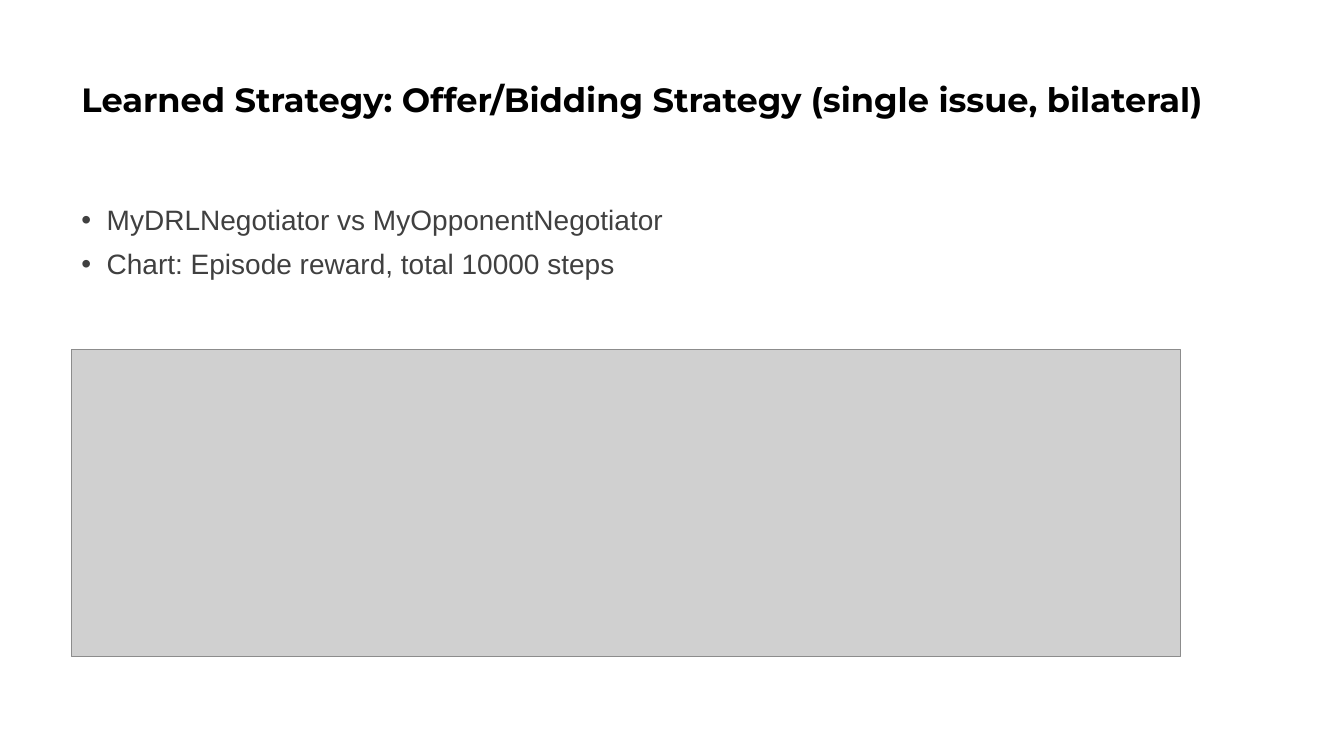
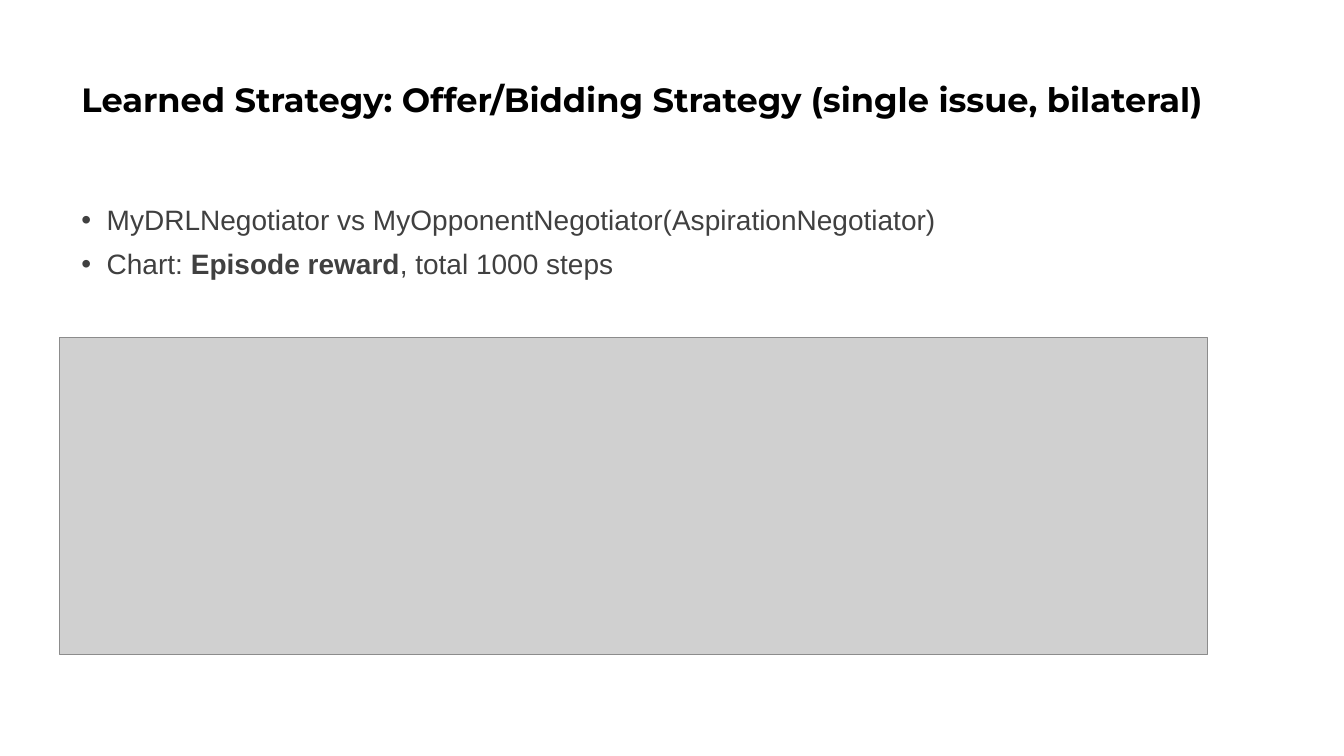
Before and after one commit to YueNing/summary_thesis, a slide deck: slide 6 of summary-2020-10a11/report.pptx. Drawn at 1344x756 pixels with LibreOffice and Linux fonts; fonts in the diff are those of the drawing; grey boxes stand for pictures; background and template pictures are left out. Boxes give left, top, right and bottom in pixels: in the first picture for what was removed or moved away, otherwise in the second. Text is boxed around its words. In the diff, an @@ line names an element or a change of style, - is before the commit and + after.

```diff
--- a/summary-2020-10a11/report.pptx
+++ b/summary-2020-10a11/report.pptx
@@ text at (107, 209, 935, 279): text changed @@
-• MyDRLNegotiator vs MyOpponentNegotiator
-• Chart: Episode reward, total 10000 steps
+• MyDRLNegotiator vs MyOpponentNegotiator(AspirationNegotiator)
+• Chart: Episode reward, total 1000 steps
@@ picture: place and size @@
-picture at (72, 350, 1181, 656)
+picture at (59, 338, 1208, 655)
```
Also in this commit, not shown: 7 other slides changed, 2 slides added, 2 slides removed, 6 other files.
